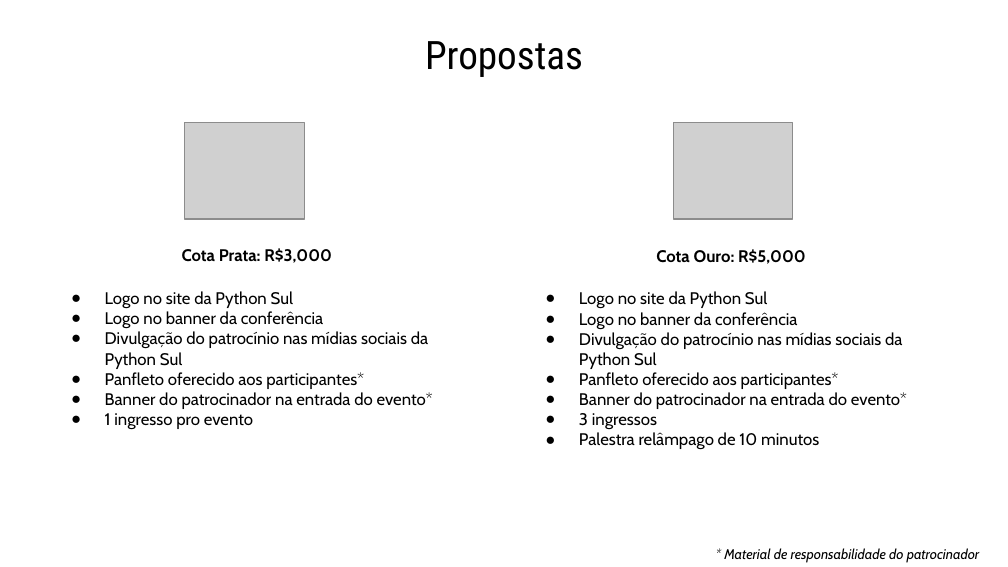
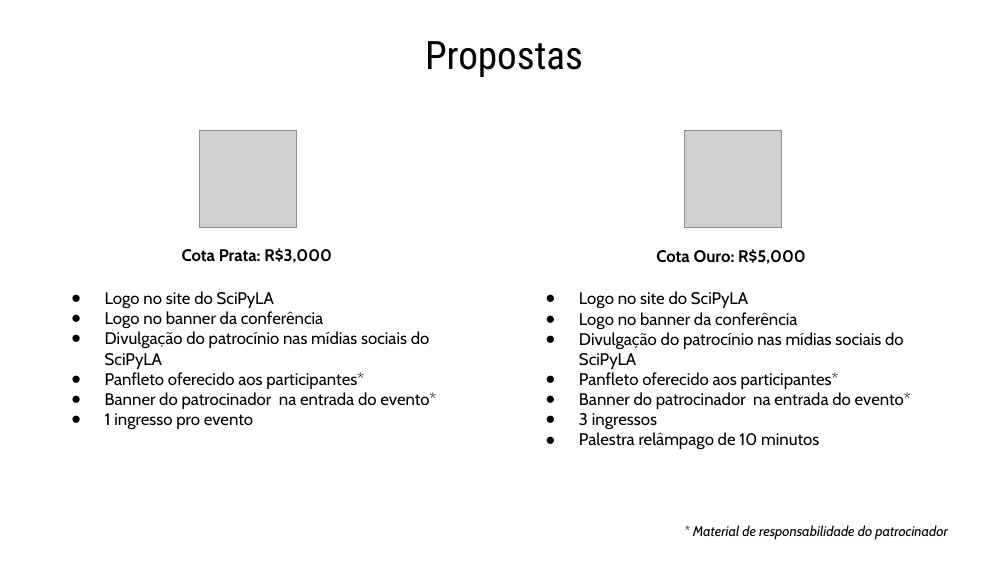
Before and after one commit to scipy-latinamerica/scipyla2018, a slide deck: slide 6 of docs/Proposta-de-Patrocinio-SciPyLA-2018.odp. Drawn at 1008x567 pixels with LibreOffice and Linux fonts; fonts in the diff are those of the drawing; grey boxes stand for pictures. Boxes give left, top, right and bottom in pixels: in the first picture for what was removed or moved away, otherwise in the second. Text is boxed around its words. In the diff, an @@ line names an element or a change of style, - is before the commit and + after.

```diff
--- a/docs/Proposta-de-Patrocinio-SciPyLA-2018.odp
+++ b/docs/Proposta-de-Patrocinio-SciPyLA-2018.odp
@@ picture: place and size @@
-picture at box(185, 122, 304, 219)
+picture at box(200, 130, 296, 227)
@@ picture: place and size @@
-picture at box(673, 122, 792, 219)
+picture at box(684, 130, 781, 227)
@@ text at box(105, 291, 274, 308): text changed @@
-● Logo no site da Python Sul
+● Logo no site do SciPyLA
@@ text at box(579, 291, 748, 309): text changed @@
-● Logo no site da Python Sul
+● Logo no site do SciPyLA
@@ text at box(105, 331, 430, 369): text changed @@
-● Divulgação do patrocínio nas mídias sociais da Python Sul
+● Divulgação do patrocínio nas mídias sociais do SciPyLA
@@ text at box(579, 332, 904, 369): text changed @@
-● Divulgação do patrocínio nas mídias sociais da Python Sul
+● Divulgação do patrocínio nas mídias sociais do SciPyLA
@@ text "* Material de responsabilidade do ...": place and size @@
-text "* Material de responsabilidade do ..." at box(724, 548, 979, 563)
+text "* Material de responsabilidade do ..." at box(693, 525, 947, 540)
```
Also in this commit, not shown: 5 other slides changed.
